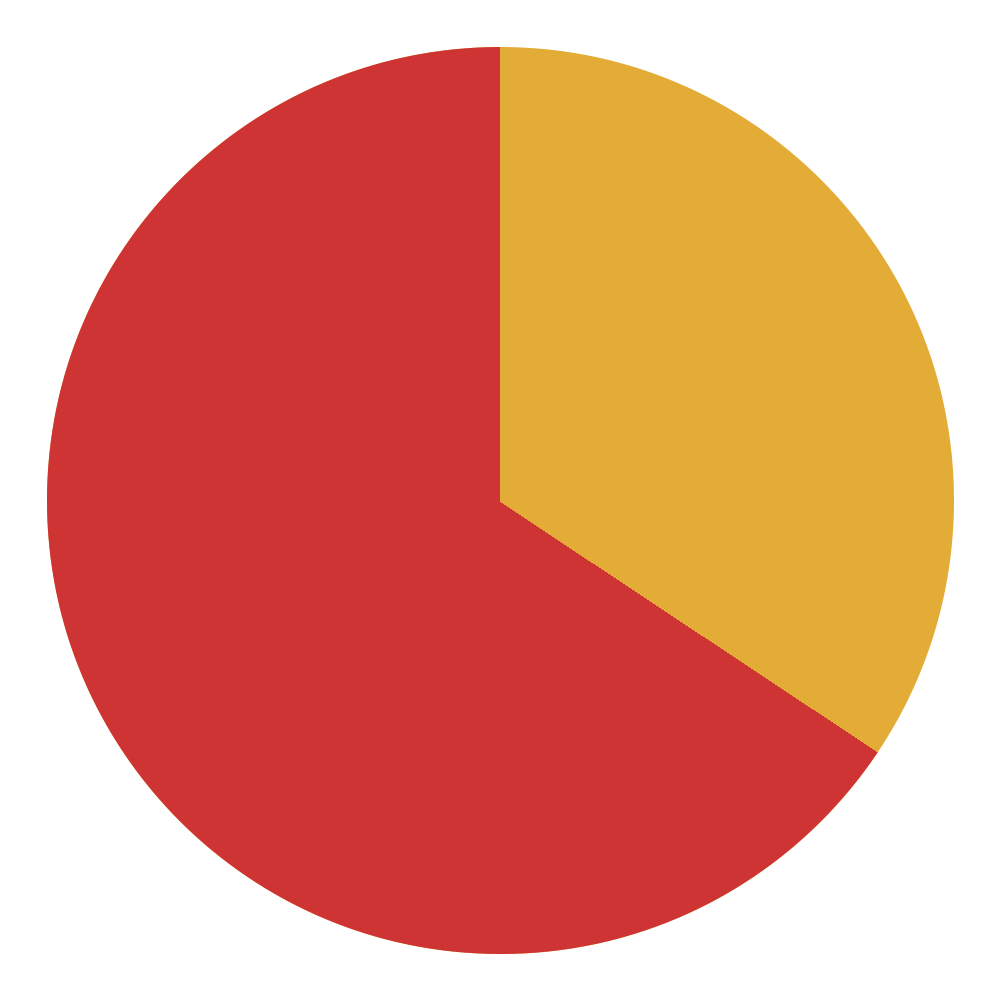
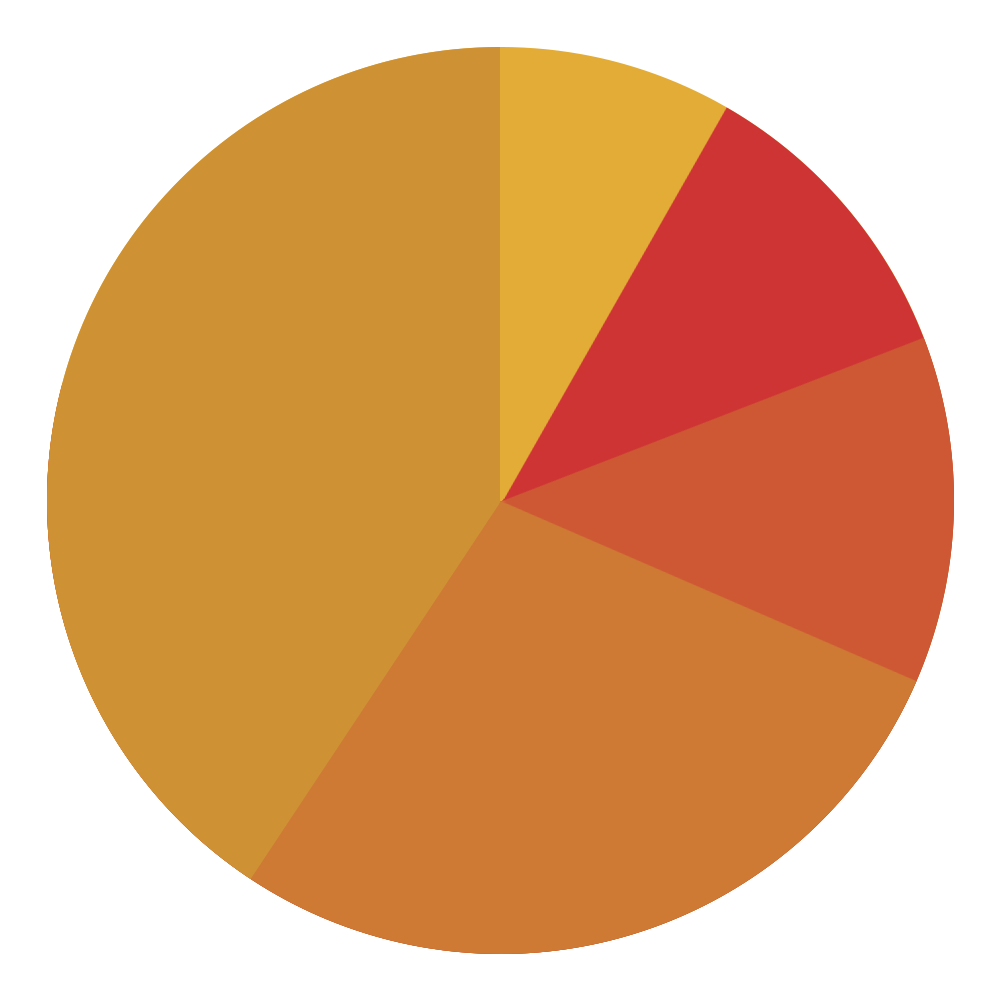
Two versions of the same layered image (1000 × 1000). Layer-by-layer changes:
added layer "Ellipse 1 copie 4" above "Ellipse 1 copie 2" over [47, 47, 502, 880]
added layer "Ellipse 1 copie 2" above "Ellipse 1 copie 3" over [47, 383, 917, 954]
added layer "Ellipse 1 copie 3" above "Ellipse 1 copie" over [47, 337, 954, 954]
painted on "Ellipse 1 copie" over [47, 47, 954, 954]
